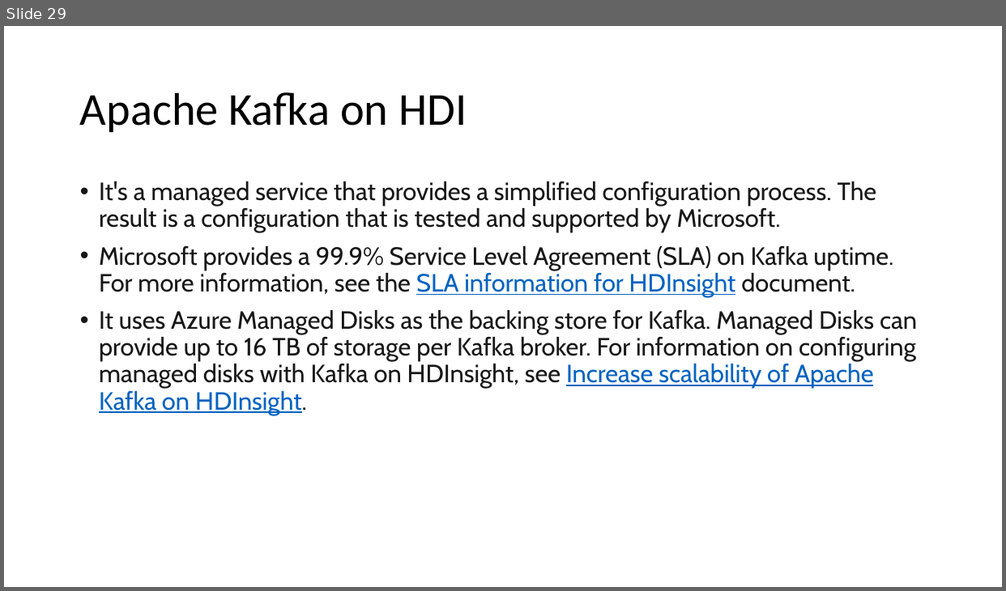
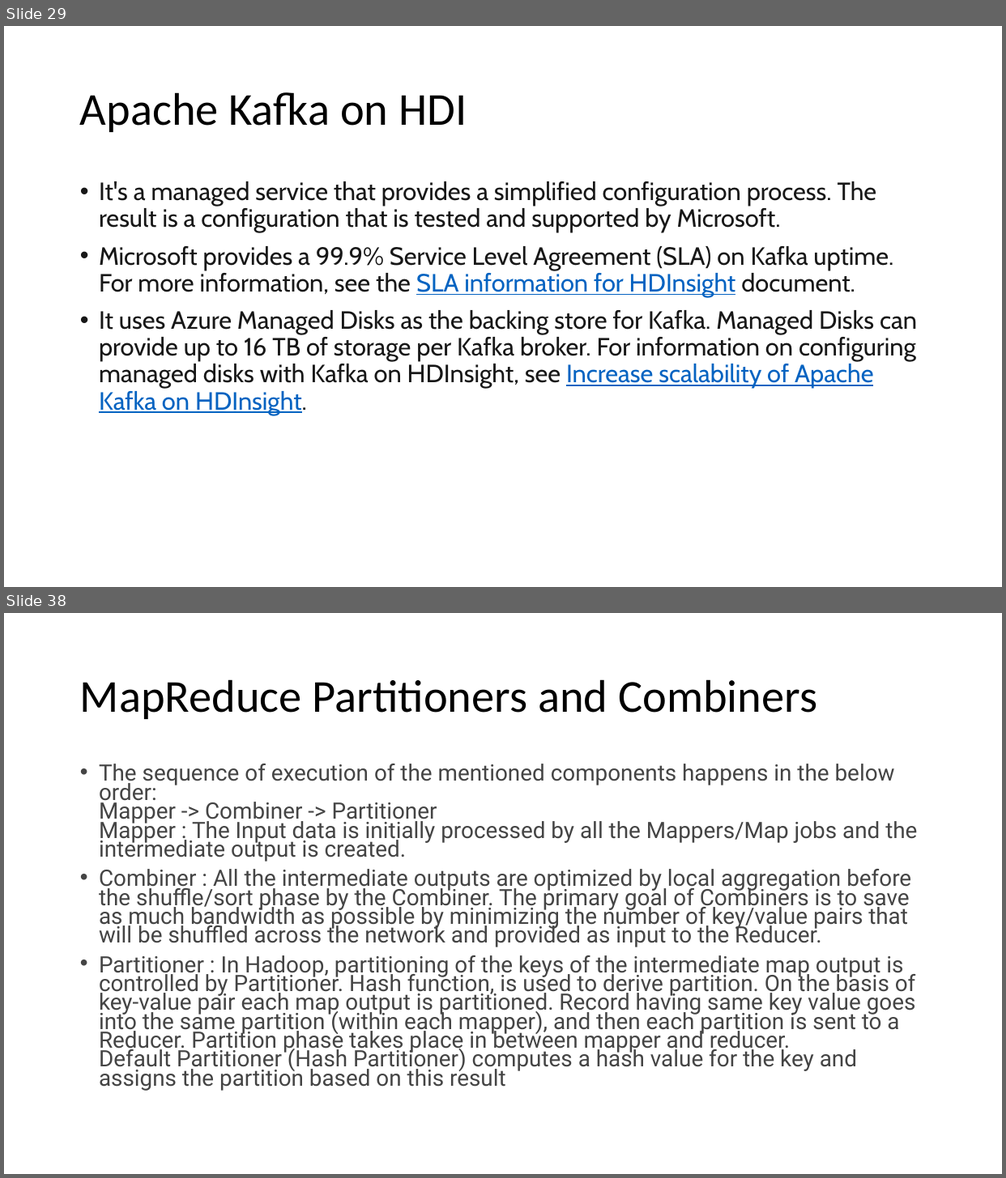
Before and after one commit to imcuteani/Azure_Big_Data_Training, a slide deck: Slides/Big Data Overview.pptx. Shown one above the other, each under a label of ours: slide 29 before the commit, slides 29 and 38 after it; the slides between them are not shown. The pictures are 1006x591 and 1006x1178 pixels, drawn with LibreOffice and Linux fonts; fonts in the diff are those of the drawing. Boxes give left, top, right and bottom in pixels: in the first picture for what was removed or moved away, otherwise in the second. Text is boxed around its words. In the diff, an @@ line names an element or a change of style, - is before the commit and + after.

```diff
--- a/Slides/Big Data Overview.pptx
+++ b/Slides/Big Data Overview.pptx
@@ slide 38 added at <box>4,613,1002,1174</box>, background #FFFFFF @@
@@ title added at <box>80,679,817,719</box>, 44 pt, text #000000 @@
+MapReduce Partitioners and Combiners
@@ text added at <box>99,764,917,1091</box>, 21.7 pt, text #444444 @@
+• The sequence of execution of the mentioned components happens in the below order:
+  Mapper -> Combiner -> Partitioner
+  Mapper : The Input data is initially processed by all the Mappers/Map jobs and the intermediate output is created.
+• Combiner : All the intermediate outputs are optimized by local aggregation before the shuffle/sort phase by the Combiner. The primary goal of Combiners is to save as much bandwidth as possible by minimizing the number of key/value pairs that will be shuffled across the network and provided as input to the Reducer.
+• Partitioner : In Hadoop, partitioning of the keys of the intermediate map output is controlled by Partitioner. Hash function, is used to derive partition. On the basis of key-value pair each map output is partitioned. Record having same key value goes into the same partition (within each mapper), and then each partition is sent to a Reducer. Partition phase takes place in between mapper and reducer.
+  Default Partitioner (Hash Partitioner) computes a hash value for the key and assigns the partition based on this result
```
Also in this commit, not shown: 19 other slides added, 22 other files.
